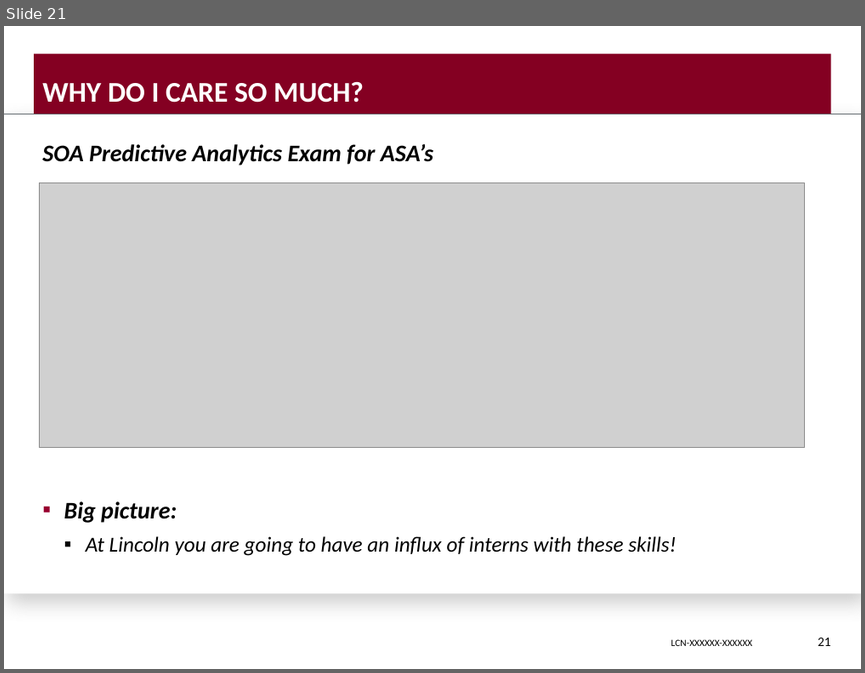
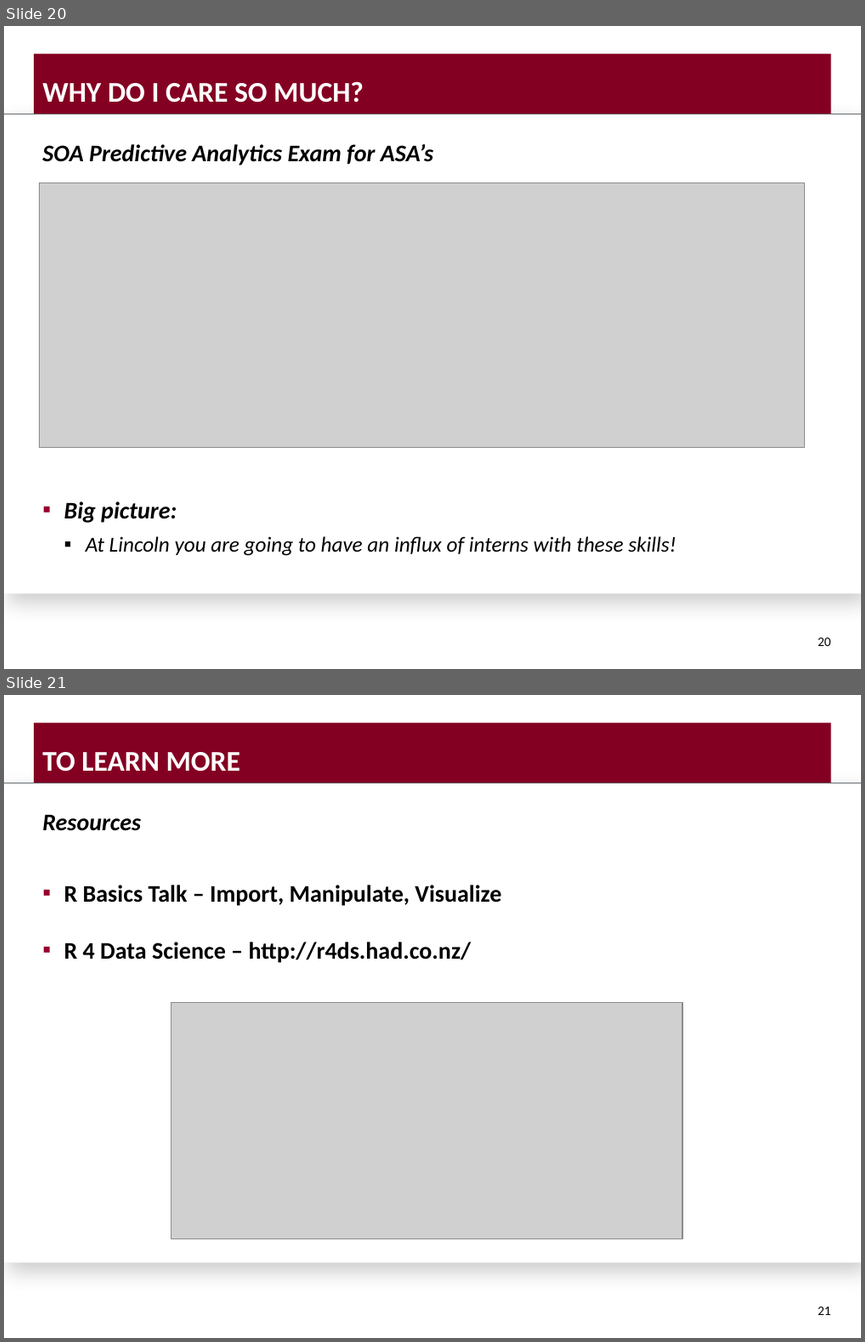
Before and after one commit to DavisVaughan/slides, a slide deck: final-presentation/final-presentation-davis-vaughan.pptx. Shown one above the other, each under a label of ours: slide 21 before the commit, slides 20 and 21 after it. The pictures are 865x673 and 865x1342 pixels, drawn with LibreOffice and Linux fonts; fonts in the diff are those of the drawing; grey boxes stand for pictures; background and template pictures are left out. Boxes give left, top, right and bottom in pixels: in the first picture for what was removed or moved away, otherwise in the second. Text is boxed around its words. In the diff, an @@ line names an element or a change of style, - is before the commit and + after.

```diff
--- a/final-presentation/final-presentation-davis-vaughan.pptx
+++ b/final-presentation/final-presentation-davis-vaughan.pptx
@@ slide 21 added at (4, 695, 861, 1338), background picture (left out); not listed: 3 template elements that a slide beside it also shows @@
@@ title added at (42, 752, 240, 771), 24 pt, text #FFFFFF, bold @@
+TO LEARN MORE
@@ text added at (42, 814, 501, 963), 20 pt, text #000000, bold @@
+Resources
+▪ R Basics Talk – Import, Manipulate, Visualize
+▪ R 4 Data Science – http://r4ds.had.co.nz/
@@ picture added at (171, 1002, 682, 1238) @@
@@ page number added at (817, 1306, 831, 1315), 11 pt, text #000000 @@
+21
@@ what was slide 21 is now slide 20 @@
@@ slide 20 changed as well @@
@@ page number at (817, 637, 831, 646): text changed @@
-21
+20
@@ text removed at (671, 639, 753, 646) @@
-LCN-XXXXXX-XXXXXX
```
Also in this commit, not shown: 19 other slides changed, 2 slides removed, 5 other files.
